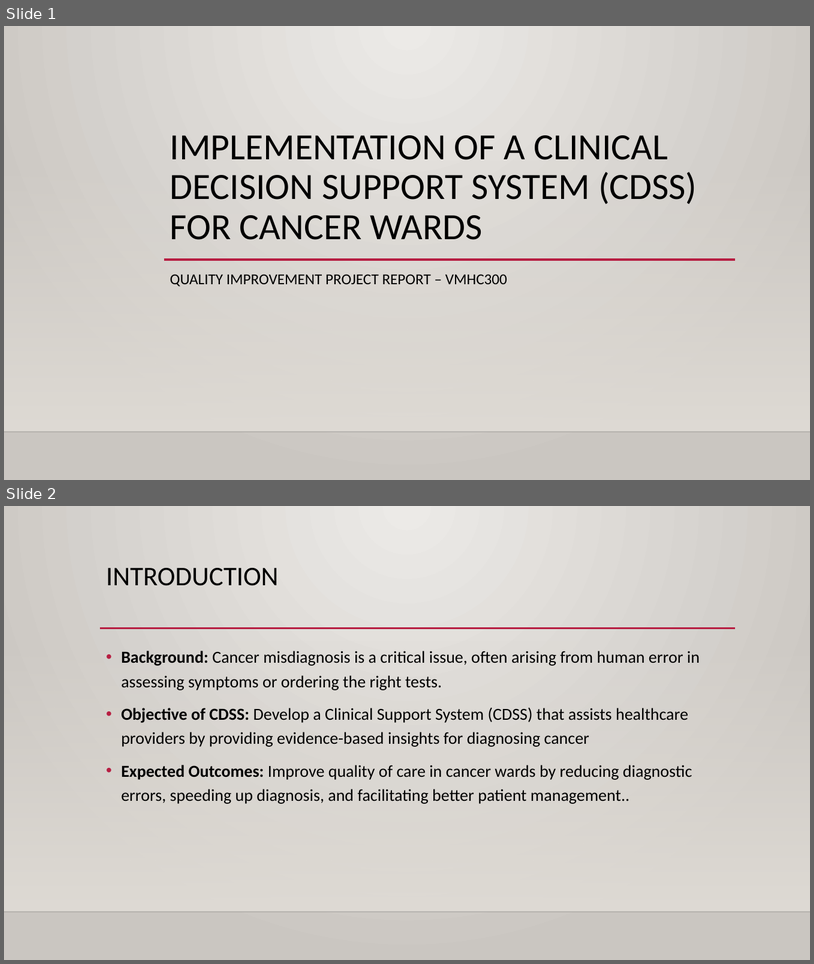
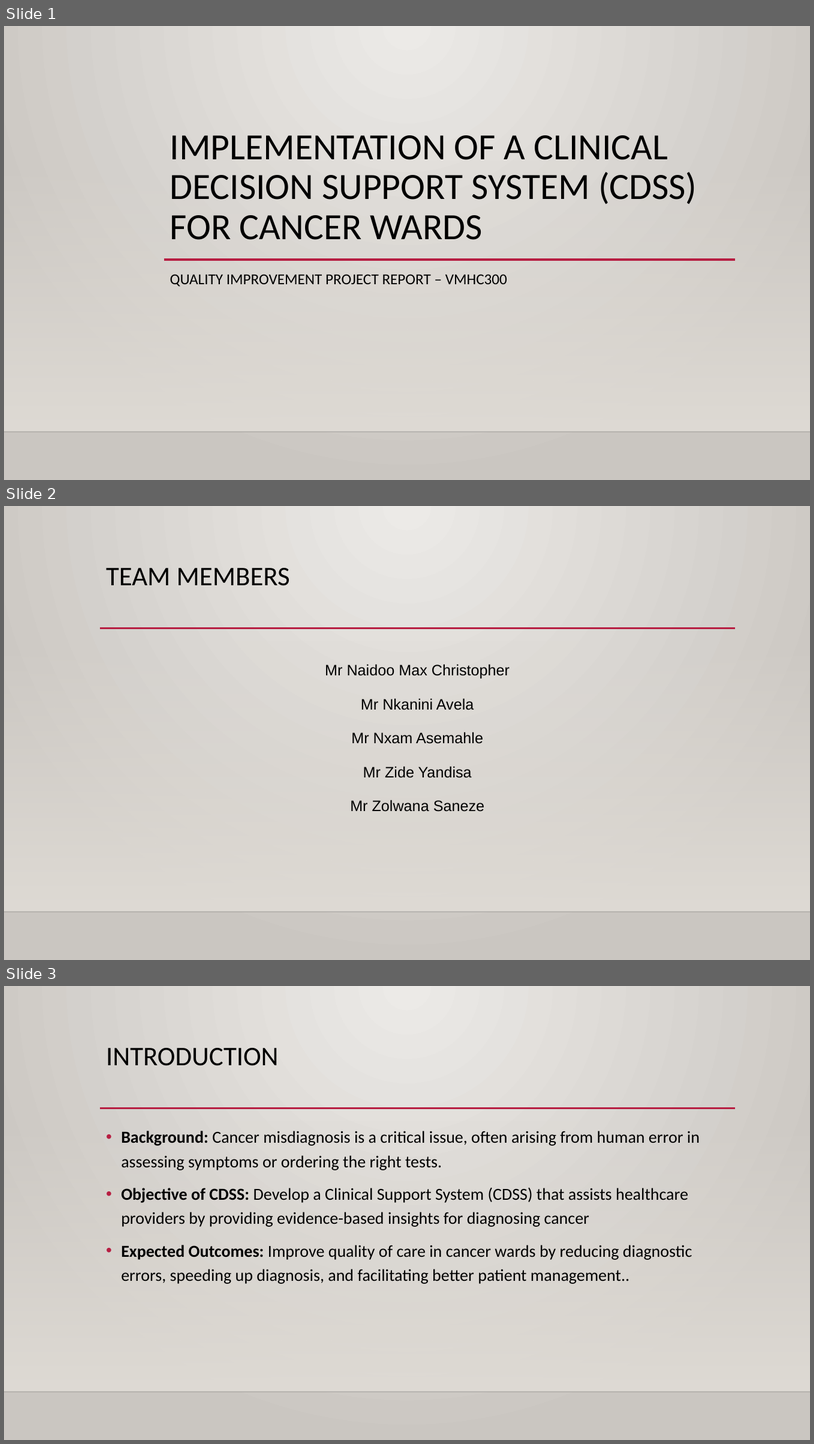
Before and after one commit to Wvrmhat/VMHC300_project, a slide deck: Presentation/QIP Presentation_BIT group_Updated.pptx. Shown one above the other, each under a label of ours: slides 1 and 2 before the commit, slides 1, 2 and 3 after it. The pictures are 814x964 and 814x1444 pixels, drawn with LibreOffice and Linux fonts; fonts in the diff are those of the drawing; background and template pictures are left out. Boxes give left, top, right and bottom in pixels: in the first picture for what was removed or moved away, otherwise in the second. Text is boxed around its words. In the diff, an @@ line names an element or a change of style, - is before the commit and + after.

Commit message:
Add files via upload
Avela Finalized the powerpoint

```diff
--- a/Presentation/QIP Presentation_BIT group_Updated.pptx
+++ b/Presentation/QIP Presentation_BIT group_Updated.pptx
@@ slide 2 added at (x1=4, y1=506, x2=810, y2=960), background gradient #ECEAE7 to #CAC7C1; not listed: 3 template elements that a slide beside it also shows @@
@@ title added at (x1=106, y1=568, x2=290, y2=586), 32 pt, text #000000 @@
+TEAM MEMBERS
@@ text added at (x1=325, y1=664, x2=510, y2=811), 18 pt, text #000000 @@
+Mr Naidoo Max Christopher
+Mr Nkanini Avela
+Mr Nxam Asemahle
+Mr Zide Yandisa
+Mr Zolwana Saneze
@@ what was slide 2 is now slide 3 @@
```
Also in this commit, not shown: 4 slides changed, 6 other slides added, 3 slides removed.
